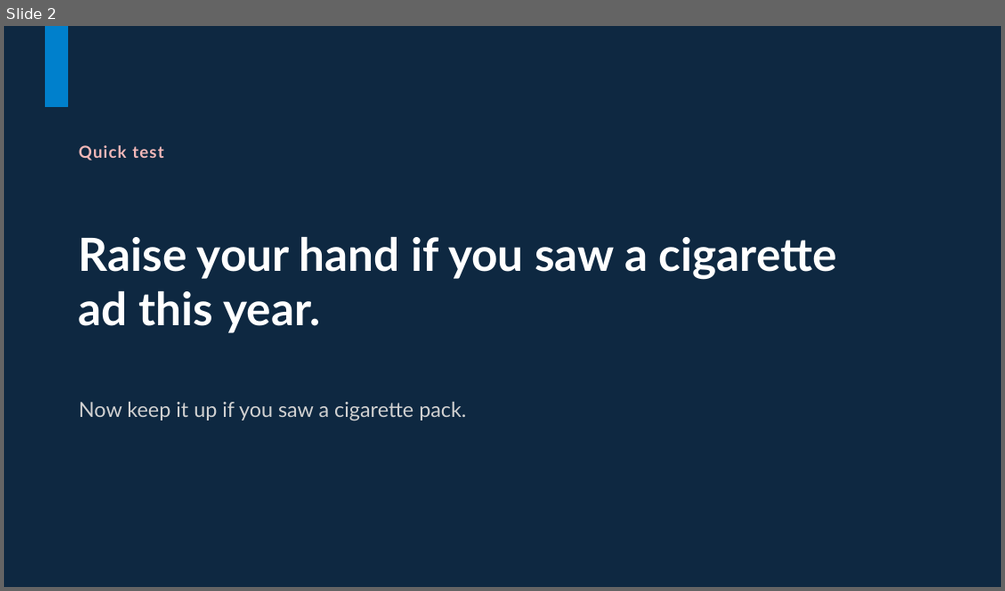
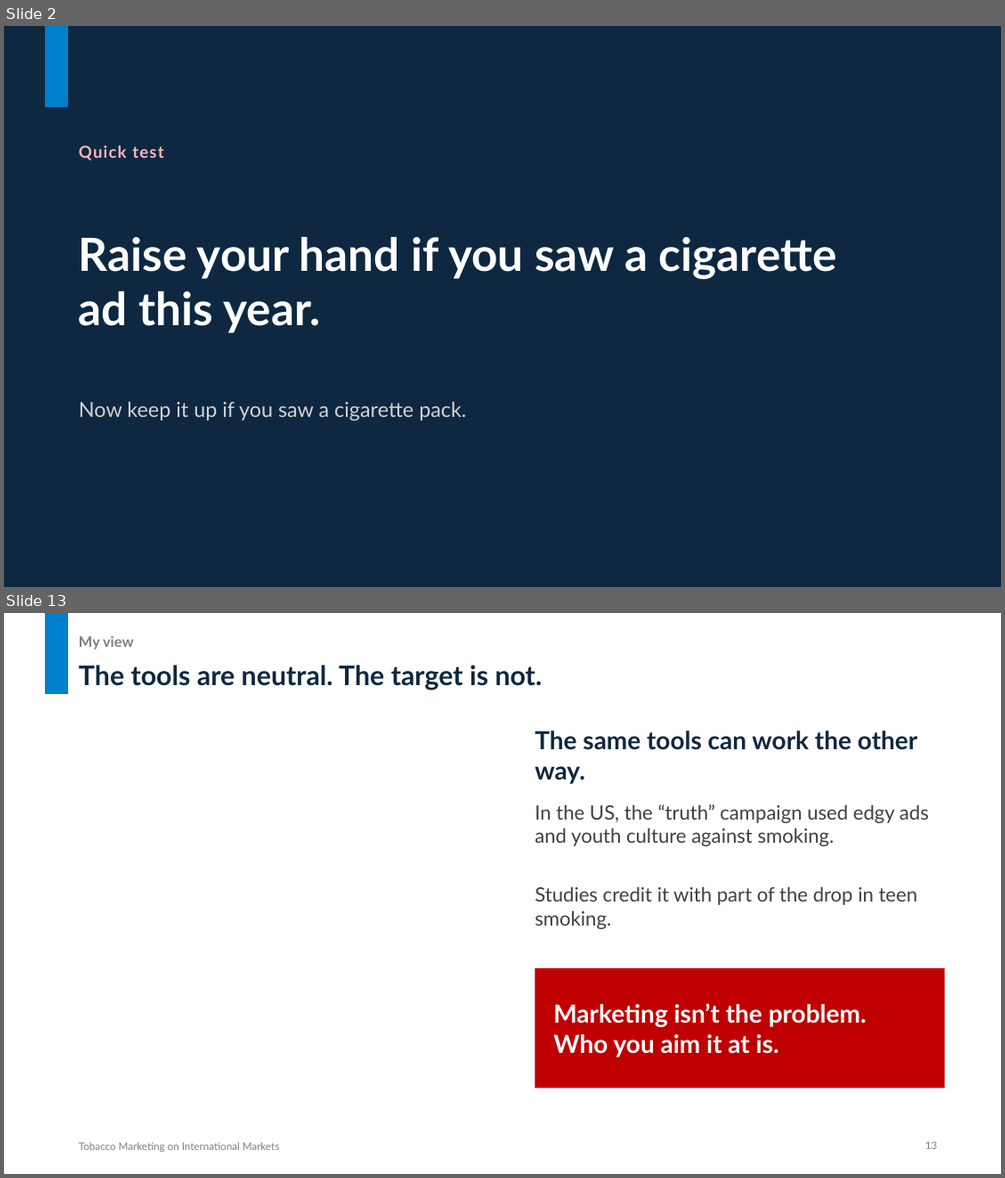
Before and after one commit to untitl333d/-frontend-slides, a slide deck: presentations/tobacco-marketing/Tobacco_Marketing_International_Markets.pptx. Shown one above the other, each under a label of ours: slide 2 before the commit, slides 2 and 13 after it; the slides between them are not shown. The pictures are 1005x591 and 1005x1178 pixels, drawn with LibreOffice and Linux fonts; fonts in the diff are those of the drawing. Boxes give left, top, right and bottom in pixels: in the first picture for what was removed or moved away, otherwise in the second. Text is boxed around its words. In the diff, an @@ line names an element or a change of style, - is before the commit and + after.

```diff
--- a/presentations/tobacco-marketing/Tobacco_Marketing_International_Markets.pptx
+++ b/presentations/tobacco-marketing/Tobacco_Marketing_International_Markets.pptx
@@ slide 13 added at (4,613,1001,1174), background #FFFFFF; not listed: 1 template element that a slide beside it also shows @@
@@ text added at (79,636,134,649), 14 pt, text #7F7F7F, bold @@
+My view
@@ title added at (79,665,542,690), 26 pt, text #0E2841, bold @@
+The tools are neutral. The target is not.
@@ text added at (534,730,917,784), 24 pt, text #0E2841, bold @@
+The same tools can work the other way.
@@ text added at (534,804,929,846), 19 pt, text #404040 @@
+In the US, the “truth” campaign used edgy ads and youth culture against smoking.
@@ text added at (534,886,918,929), 19 pt, text #404040 @@
+Studies credit it with part of the drop in teen smoking.
@@ rectangle added at (535,968,945,1088), fill #C00000, 24 pt, text #FFFFFF, bold @@
+Marketing isn’t the problem. Who you aim it at is.
@@ text added at (79,1142,280,1151), 10 pt, text #7F7F7F @@
+Tobacco Marketing on International Markets
@@ page number added at (925,1141,937,1149), 10 pt, text #7F7F7F @@
+13
```
Also in this commit, not shown: 11 slides changed, 1 other slide added, 2 other files.
